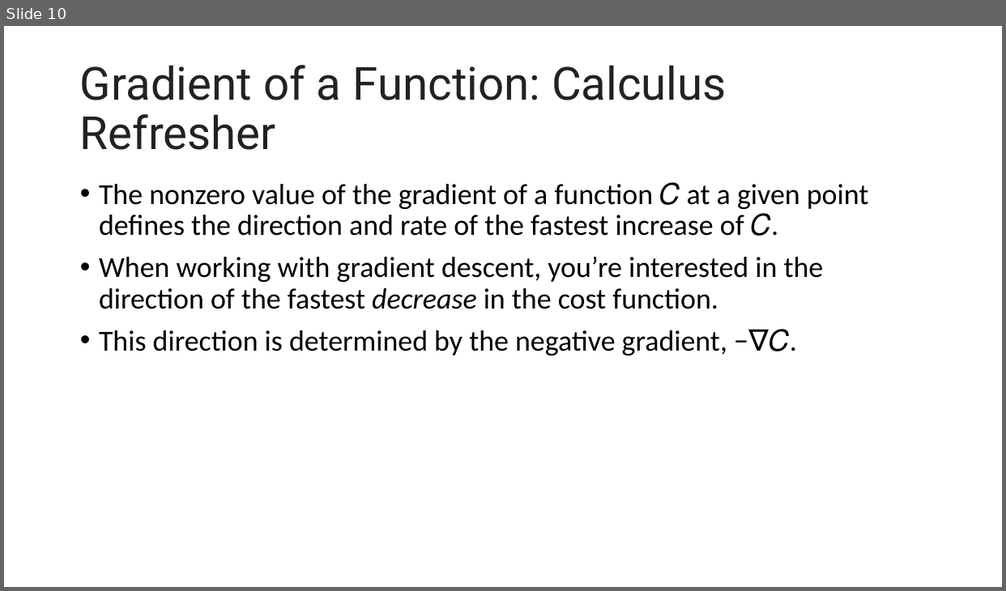
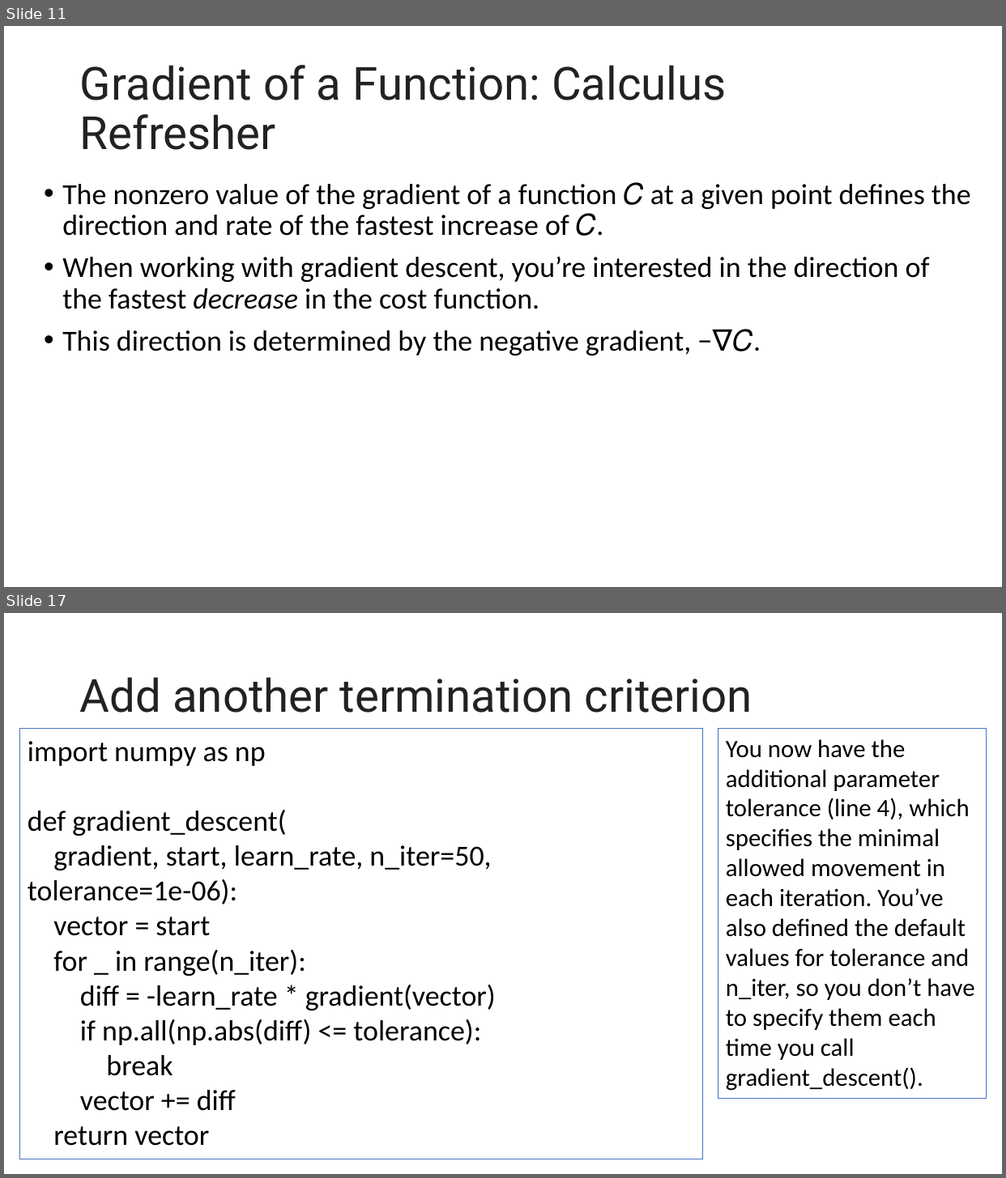
Before and after one commit to motazsaad/Math-Statistics-DataScience, a slide deck: slides/Stochastic Gradient Descent Algorithm.pptx. Shown one above the other, each under a label of ours: slide 10 before the commit, slides 11 and 17 after it; the slides between them are not shown. The pictures are 1006x591 and 1006x1178 pixels, drawn with LibreOffice and Linux fonts; fonts in the diff are those of the drawing. Boxes give left, top, right and bottom in pixels: in the first picture for what was removed or moved away, otherwise in the second. Text is boxed around its words. In the diff, an @@ line names an element or a change of style, - is before the commit and + after.

```diff
--- a/slides/Stochastic Gradient Descent Algorithm.pptx
+++ b/slides/Stochastic Gradient Descent Algorithm.pptx
@@ slide 17 added at [4, 613, 1002, 1174], background #FFFFFF @@
@@ title added at [80, 677, 752, 713], 44 pt, text #222222 @@
+Add another termination criterion
@@ rectangle added at [19, 728, 702, 1160], outline #4472C4 0.75 pt, 28 pt, text #000000 @@
+import numpy as np
+def gradient_descent(
+gradient, start, learn_rate, n_iter=50, tolerance=1e-06):
+vector = start
+for _ in range(n_iter):
+diff = -learn_rate * gradient(vector)
+if np.all(np.abs(diff) <= tolerance):
+break
+vector += diff
+return vector
@@ rectangle added at [718, 728, 986, 1099], outline #4472C4 0.75 pt, 24 pt, text #000000 @@
+You now have the additional parameter tolerance (line 4), which specifies the minimal allowed movement in each iteration. You’ve also defined the default values for tolerance and n_iter, so you don’t have to specify them each time you call gradient_descent().
@@ what was slide 10 is now slide 11 @@
@@ slide 11 changed as well @@
@@ text "The nonzero value of the ..." rewrapped from [99, 182, 868, 356] to [62, 182, 971, 356] @@
```
Also in this commit, not shown: 7 other slides changed, 27 other slides added, 1 other file.
